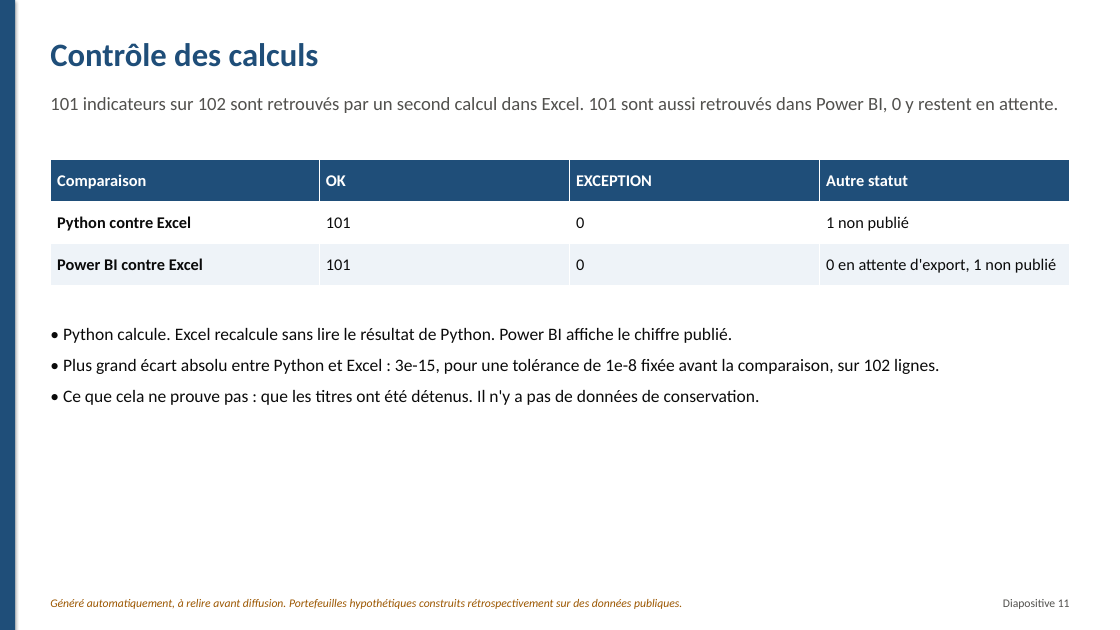
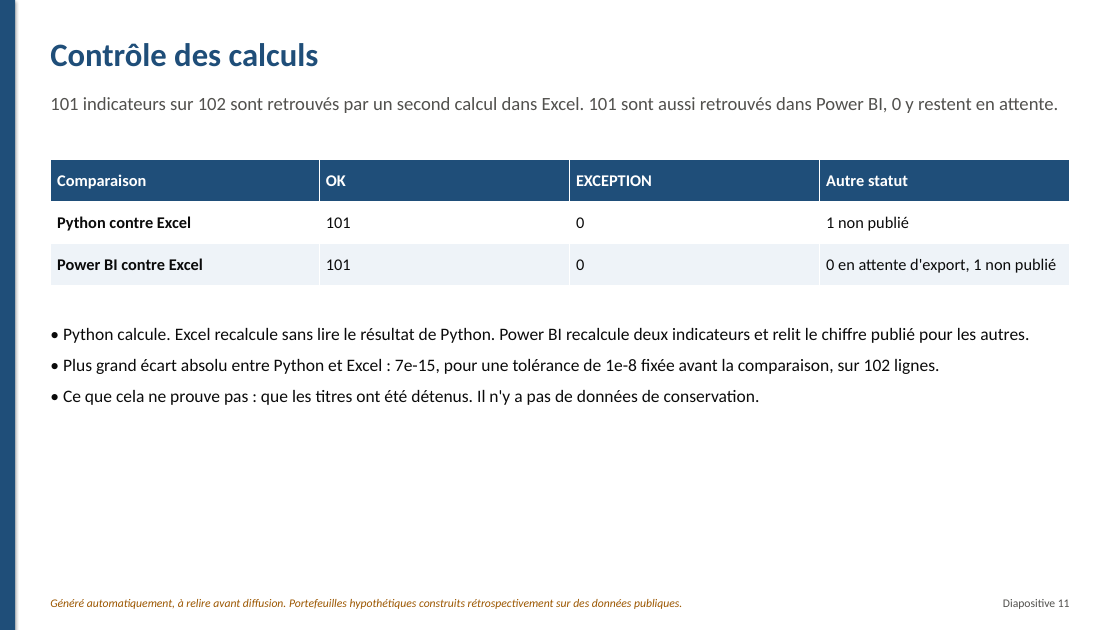
Before and after one commit to fatybarbosa/investment-analytics-platform, a slide deck: slide 11 of reports/management/presentation_management.pptx. Drawn at 1120x630 pixels with LibreOffice and Linux fonts; fonts in the diff are those of the drawing. Boxes give left, top, right and bottom in pixels: in the first picture for what was removed or moved away, otherwise in the second. Text is boxed around its words. In the diff, an @@ line names an element or a change of style, - is before the commit and + after.

```diff
--- a/reports/management/presentation_management.pptx
+++ b/reports/management/presentation_management.pptx
@@ text at <box>63,328,1029,374</box>: text changed @@
-• Python calcule. Excel recalcule sans lire le résultat de Python. Power BI affiche le chiffre publié.
-• Plus grand écart absolu entre Python et Excel : 3e-15, pour une tolérance de 1e-8 fixée avant la comparaison, sur 102 lignes.
+• Python calcule. Excel recalcule sans lire le résultat de Python. Power BI recalcule deux indicateurs et relit le chiffre publié pour les autres.
+• Plus grand écart absolu entre Python et Excel : 7e-15, pour une tolérance de 1e-8 fixée avant la comparaison, sur 102 lignes.
```
Also in this commit, not shown: 11 other slides changed, 58 other files.
